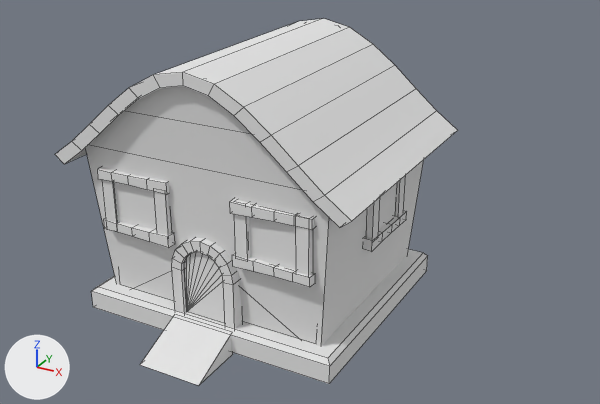
One commit to the Blender file scenes/levels/assets/src/house.blend: the scene before it, then after it.
Rendered twice from a 50 mm camera at (6.4, -10.11, 6.95) aimed at (0.7, 0.25, 1.77). The axes (+X, +Y, +Z) are drawn at lower left. The lights are the same throughout. Mesh edges are drawn as thin lines.

In view in the first picture: 'DoorMesh', 'HouseMesh'.
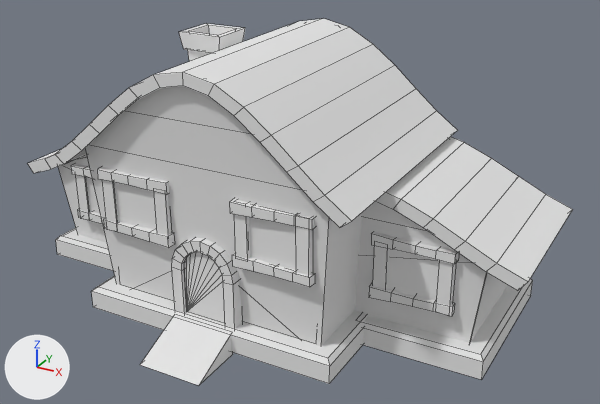
Where the change shows, as pixel boxes (x1, y1, x2, y2) in the pictures (600 x 404 px):
'HouseMesh', reshaped (35% wider): before (55, 19, 458, 386); after (27, 19, 573, 386)
part 1 of me_housemesh, added: after (71, 164, 92, 178)
part 2 of me_housemesh, added: after (77, 209, 103, 224)
part 3 of me_housemesh, added: after (75, 175, 90, 219)
part 4 of me_housemesh, added: after (87, 177, 100, 214)
part 5 of me_housemesh, added: after (371, 232, 458, 264)
part 6 of me_housemesh, added: after (369, 282, 455, 316)
part 7 of me_housemesh, added: after (436, 260, 455, 316)
part 8 of me_housemesh, added: after (373, 245, 389, 289)
part 9 of me_housemesh, added: after (387, 248, 439, 302)
part 10 of me_housemesh, added: after (27, 149, 87, 173)
part 11 of me_housemesh, added: after (376, 137, 573, 291)
part 12 of me_housemesh, added: after (179, 23, 245, 62)
part 13 of me_housemesh, added: after (58, 155, 107, 243)
part 14 of me_housemesh, added: after (56, 228, 113, 271)
part 15 of me_housemesh, added: after (363, 274, 533, 380)
part 16 of me_housemesh, added: after (354, 201, 508, 343)

The change in detail:
me_housemesh is used by ob_housemesh; parent ob_housecollider__colonly; location (0.0, 0.0, 0.0).
me_housemesh had 393 vertices, 242 faces and spanned x -2.46..2.46, y -2.35..2.35, z -0.07..4.17.
me_housemesh now has 653 vertices, 399 faces and spans x -4.44..4.43, y -2.35..2.35, z -0.07..4.17.
me_housemesh part 1: the loose piece of 20 vertices spanning x -1.8..-0.54, y -1.47..-1.28, z 2.27..2.45 is copied, and the copy is moved by (-1.65, 1.12, -0.63); it spans x -3.45..-2.19, y -0.35..-0.16, z 1.64..1.82.
me_housemesh part 2: the loose piece of 20 vertices spanning x -1.8..-0.54, y -1.48..-1.31, z 1.44..1.61 is copied, and the copy is moved by (-1.65, 1.12, -0.63); it spans x -3.45..-2.19, y -0.36..-0.19, z 0.8..0.98.
me_housemesh part 3: the loose piece of 8 vertices spanning x -1.77..-1.55, y -1.43..-1.32, z 1.45..2.33 is copied, and the copy is moved by (-1.65, 1.12, -0.63); it spans x -3.41..-3.2, y -0.31..-0.2, z 0.81..1.7.
me_housemesh part 4: the loose piece of 4 vertices spanning x -1.58..-0.76, y -1.37, z 1.47..2.32 is copied, and the copy is moved by (-1.65, 1.12, -0.63); it spans x -3.23..-2.41, y -0.25, z 0.83..1.68.
me_housemesh part 5: the loose piece of 20 vertices spanning x 0.55..1.81, y -1.47..-1.28, z 1.4..1.58 is copied, and the copy is mirrored in z about its middle, then moved by (1.62, 1.12, 0.24); it spans x 2.17..3.43, y -0.35..-0.16, z 1.64..1.82.
me_housemesh part 6: the loose piece of 20 vertices spanning x 0.55..1.81, y -1.48..-1.31, z 2.24..2.41 is copied, and the copy is mirrored in z about its middle, then moved by (1.62, 1.12, -1.43); it spans x 2.17..3.43, y -0.36..-0.19, z 0.8..0.98.
me_housemesh part 7: the loose piece of 8 vertices spanning x 1.56..1.78, y -1.43..-1.32, z 1.52..2.41 is copied, and the copy is mirrored in z about its middle, then moved by (1.62, 1.12, -0.71); it spans x 3.18..3.4, y -0.31..-0.2, z 0.81..1.7.
me_housemesh part 8: the loose piece of 8 vertices spanning x 1.56..1.78, y -1.43..-1.32, z 1.52..2.41 is copied, and the copy is mirrored in z about its middle, then moved by (0.65, 1.12, -0.71); it spans x 2.21..2.42, y -0.31..-0.2, z 0.81..1.7.
me_housemesh part 9: the loose piece of 4 vertices spanning x 0.77..1.59, y -1.37, z 1.54..2.38 is copied, and the copy is moved by (1.62, 1.1, -0.7); it spans x 2.39..3.21, y -0.27, z 0.83..1.68.
me_housemesh part 10: a new loose piece of 28 vertices spanning x -4.44..-1.66, y -0.38..2.24, z 1.5..2.57, in mat_house (its picture is missing).
me_housemesh part 11: a new loose piece of 28 vertices spanning x 1.64..4.43, y -0.38..2.24, z 1.5..2.57, in mat_house (its picture is missing).
me_housemesh part 12: a new loose piece of 24 vertices spanning x -2.08..-1.27, y 1.1..1.91, z 2.83..3.96, in mat_house (its picture is missing).
me_housemesh part 13: a new loose piece of 16 vertices spanning x -3.87..-1.82, y -0.31..2.2, z 0.16..2.69, in mat_house (its picture is missing).
me_housemesh part 14: a new loose piece of 13 vertices spanning x -3.98..-1.99, y -0.4..2.25, z -0.01..0.36, in mat_house (its picture is missing).
me_housemesh part 15: a new loose piece of 13 vertices spanning x 1.98..3.96, y -0.4..2.25, z -0.01..0.36, in mat_house (its picture is missing).
me_housemesh part 16: 18 vertices added at x 1.8..3.86, y -0.31..2.2, z 0.16..2.69.
